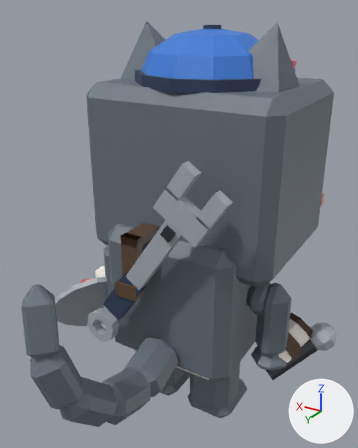
One commit to the FBX model assets/cat-cafe/exports/CatCafe_Cat_Plumber_Work.fbx: the scene before it, then after it.
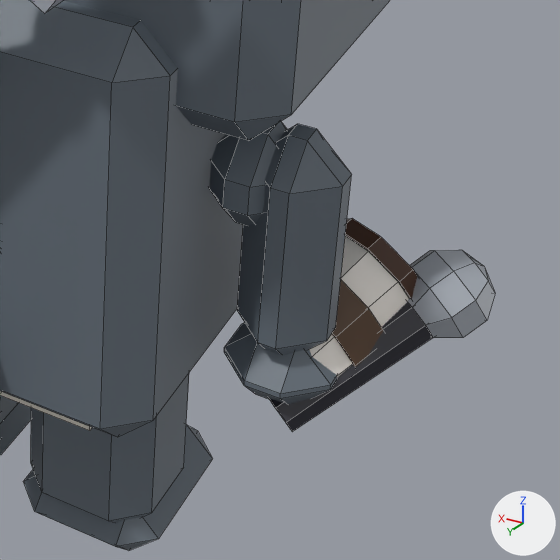
Each version appears first whole from a 50 mm lens placed at (-0.01076, 0.01831, 0.01967), pointed at (0.00029, -0.0001, 0.01046), and next in a close-up on the part from 50% to 100% of the width and 54% to 94% of the height. The axes (+X, +Y, +Z) are drawn at lower right. The lights are the same throughout. The first two pictures are the older version. The close-ups show mesh edges as thin lines. Where no turn or scale is listed for an object, it has been applied to the vertices.

Before the edit, the objects in view are built like this:
```python
me_catcafe_cat_plumber_work_held_barista = bpy.data.meshes.new('CatCafe_Cat_Plumber_Work_Held_Barista')
me_catcafe_cat_plumber_work_held_barista.from_pydata(...)  # 60 vertices, 36 faces; spans x -0.00184..0.0007, y -0.00247..0.00041, z -0.00086..0.00175
me_catcafe_cat_plumber_work_held_barista.materials.append(mat_catcafe_palette)
me_catcafe_cat_plumber_work_held_entertainer = bpy.data.meshes.new('CatCafe_Cat_Plumber_Work_Held_Entertainer')
me_catcafe_cat_plumber_work_held_entertainer.from_pydata(...)  # 50 vertices, 50 faces; spans x -0.00262..0.00013, y -0.00222..0.00068, z -0.001..0.00158
me_catcafe_cat_plumber_work_held_entertainer.materials.append(mat_catcafe_palette)
me_catcafe_cat_plumber_work_legf2 = bpy.data.meshes.new('CatCafe_Cat_Plumber_Work_LegF2')
me_catcafe_cat_plumber_work_legf2.from_pydata(...)  # 48 vertices, 52 faces; spans x -0.00086..0.00085, y -0.001..0.00081, z -0.00404..0.00057
me_catcafe_cat_plumber_work_legf2.materials.append(mat_catcafe_palette)
ob_catcafe_cat_plumber_work_held_barista = bpy.data.objects.new('CatCafe_Cat_Plumber_Work_Held_Barista', me_catcafe_cat_plumber_work_held_barista)
ob_catcafe_cat_plumber_work_held_barista.location = (-0.00451, -0.00066, 0.00437)
ob_catcafe_cat_plumber_work_held_entertainer = bpy.data.objects.new('CatCafe_Cat_Plumber_Work_Held_Entertainer', me_catcafe_cat_plumber_work_held_entertainer)
ob_catcafe_cat_plumber_work_held_entertainer.location = (-0.00451, -0.00066, 0.00437)
ob_catcafe_cat_plumber_work_legf2 = bpy.data.objects.new('CatCafe_Cat_Plumber_Work_LegF2', me_catcafe_cat_plumber_work_legf2)
ob_catcafe_cat_plumber_work_legf2.location = (-0.00451, -0.00057, 0.00779)
# also in view: 'CatCafe_Cat_Plumber_Work_Body' at (0.0, -0.00076, 0.00689); 'CatCafe_Cat_Plumber_Work_LegB2' at (-0.00162, -0.00104, 0.00209); 'CatCafe_Cat_Plumber_Work_LegB1' at (0.00161, -0.00104, 0.00209); 'CatCafe_Cat_Plumber_Work_Head' at (0.0, -0.00283, 0.01273)
```
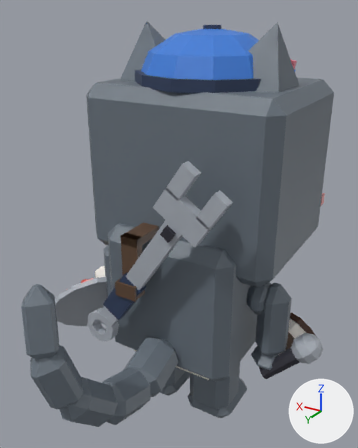
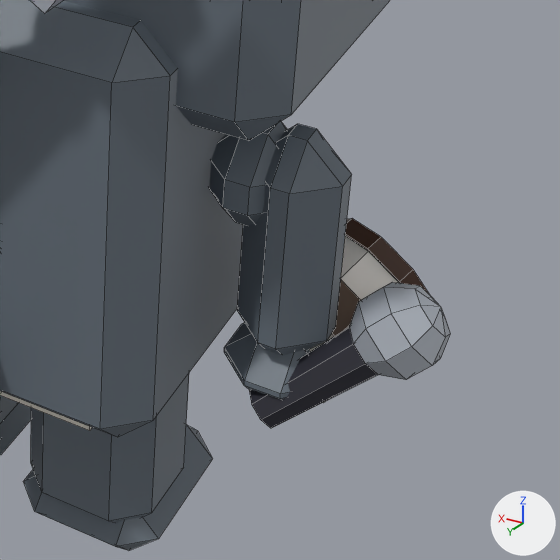
The edits, one by one:
me_catcafe_cat_plumber_work_held_entertainer is used by ob_catcafe_cat_plumber_work_held_entertainer; location (-0.00451, -0.00066, 0.00437).
me_catcafe_cat_plumber_work_held_entertainer had 50 vertices, 50 faces and spanned x -0.00262..0.00013, y -0.00222..0.00068, z -0.001..0.00158.
me_catcafe_cat_plumber_work_held_entertainer now has 50 vertices, 50 faces and spans x -0.00234..0.00027, y -0.00074..0.001, z -0.00076..0.00181.
me_catcafe_cat_plumber_work_held_entertainer part 1: the loose piece of 34 vertices spanning x -0.00262..-0.00126, y -0.00222..-0.00086, z 0.00026..0.00158 is multiplied about its middle by the matrix ((0.626, 0.739, 0.247), (-0.615, 0.663, -0.427), (-0.48, 0.115, 0.87)), then moved by (0.00027, 0.00151, 0.00019).
me_catcafe_cat_plumber_work_held_entertainer part 2: a new loose piece of 16 vertices spanning x -0.00175..0.00027, y -0.00036..0.001, z -0.00076..0.00124, in mat_catcafe_palette.
me_catcafe_cat_plumber_work_held_entertainer part 3: 16 vertices removed from x -0.00212..0.00013, y -0.00169..0.00068, z -0.001..0.00112.

Location of each change, [x1, y1, x2, y2] in pixels of the close-ups (560 x 560 px; the box of a moved part takes in the faces that stretch with it):
'CatCafe_Cat_Plumber_Work_Held_Entertainer', reshaped (11% narrower, 20% shorter): before [269, 250, 495, 432]; after [249, 282, 450, 428]
part 1 of me_catcafe_cat_plumber_work_held_entertainer, moved or reshaped: before [408, 250, 495, 338]; after [349, 282, 450, 380]
part 2 of me_catcafe_cat_plumber_work_held_entertainer, added: after [249, 328, 378, 428]
part 3 of me_catcafe_cat_plumber_work_held_entertainer, deleted: before [269, 302, 433, 432]
